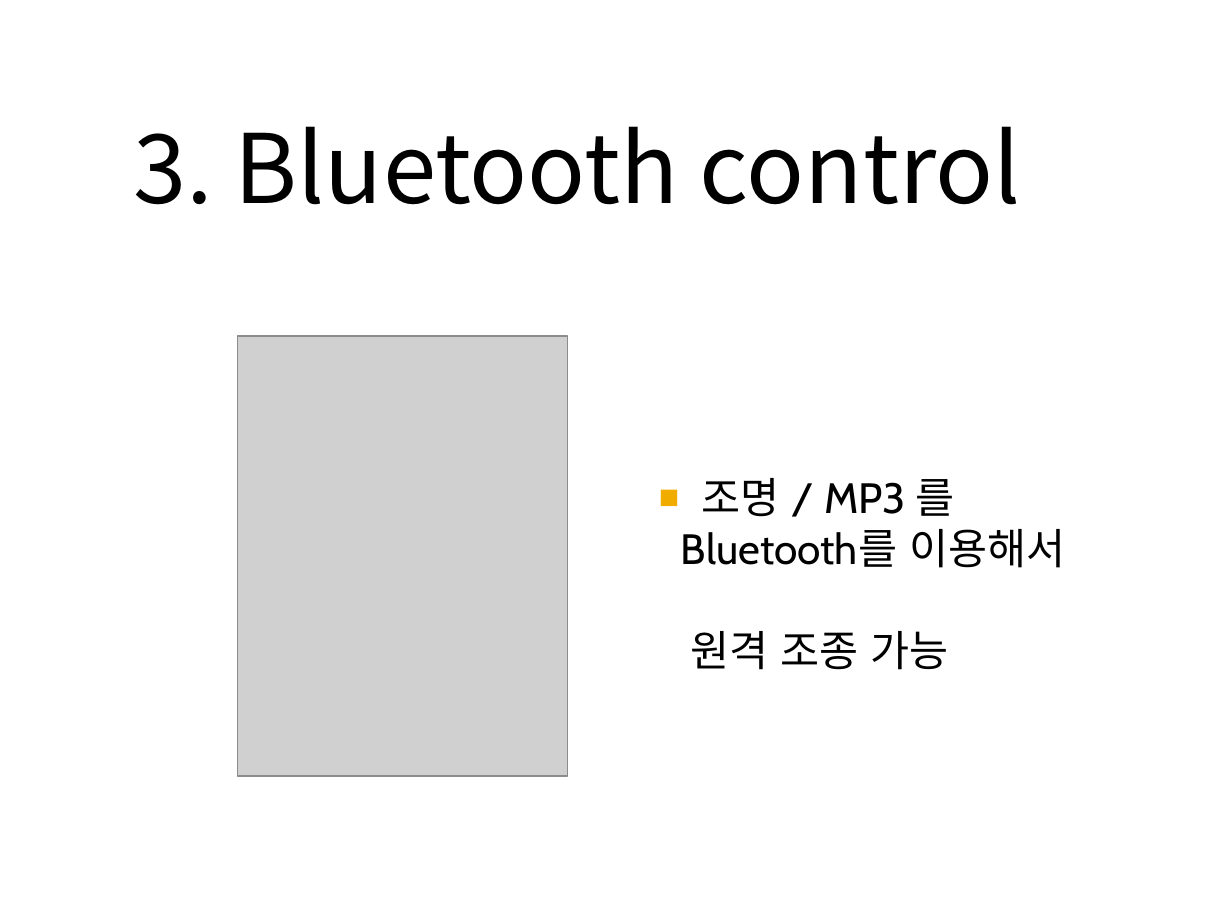
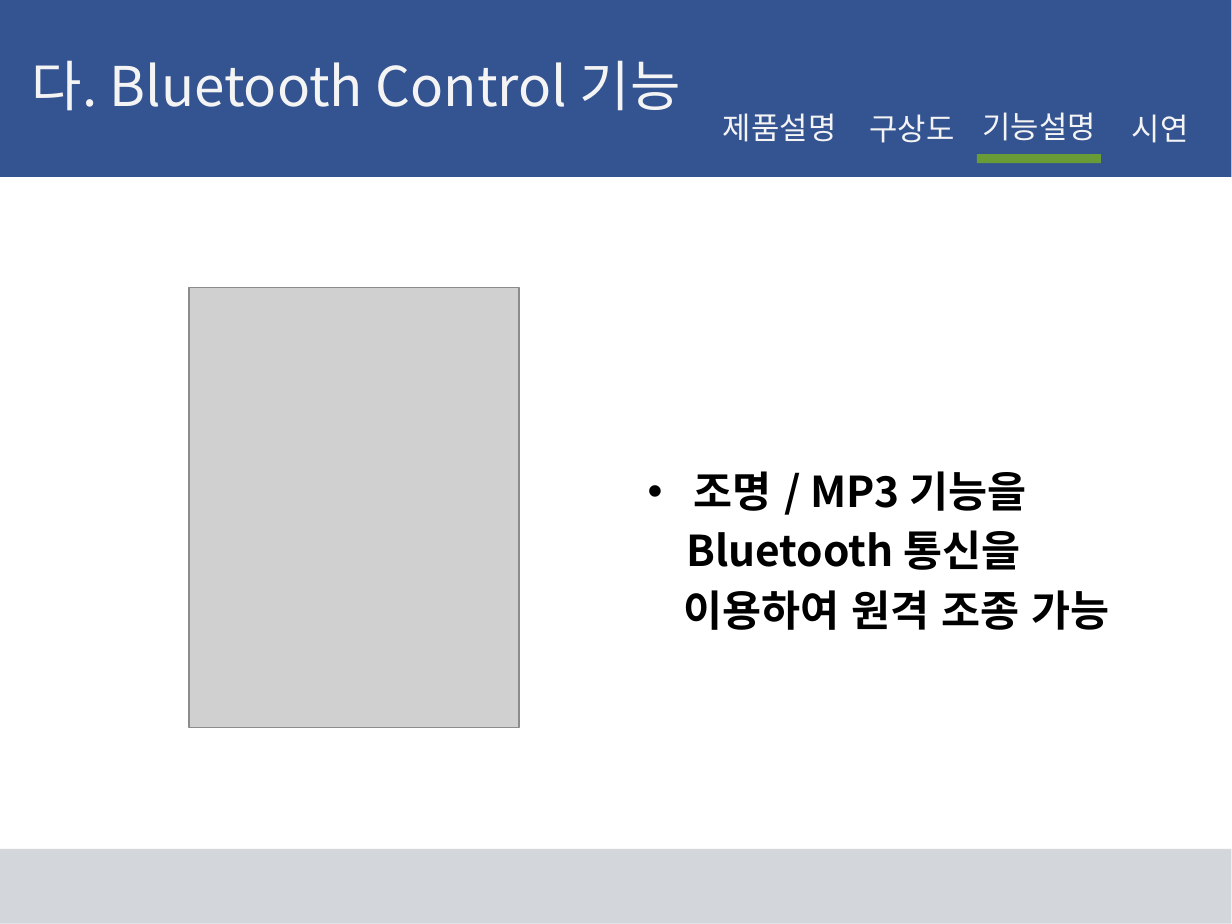
Before and after one commit to kutmicro/2013136046, a slide deck: slide 8 of 보고서/Healing Mood Lamp.pptx. Drawn at 1232x924 pixels with LibreOffice and Linux fonts; fonts in the diff are those of the drawing; grey boxes stand for pictures. Boxes give left, top, right and bottom in pixels: in the first picture for what was removed or moved away, otherwise in the second. Text is boxed around its words. In the diff, an @@ line names an element or a change of style, - is before the commit and + after.

```diff
--- a/보고서/Healing Mood Lamp.pptx
+++ b/보고서/Healing Mood Lamp.pptx
@@ rectangle added at (0,0,1231,177), fill #345391 @@
@@ text at (32,60,681,111): text changed; size 56 to 32 pt; text colour #000000 to #F4F4F4 @@
-3. Bluetooth control
+다. Bluetooth Control 기능
@@ text added at (723,113,836,142), 18 pt, text #F4F4F4 @@
+제품설명
@@ text added at (870,114,955,143), 18 pt, text #F4F4F4 @@
+구상도
@@ text added at (983,112,1096,141), 18 pt, text #F4F4F4 @@
+기능설명
@@ text added at (1132,114,1189,143), 18 pt, text #F4F4F4 @@
+시연
@@ rectangle added at (977,154,1101,163), fill #699B37 @@
@@ picture: place and size @@
-picture at (238,336,568,776)
+picture at (190,287,520,727)
@@ text at (683,471,1109,630): text changed; font Cabin to Noto Sans CJK KR; bold on @@
-■ 조명 / MP3 를
-Bluetooth를 이용해서
-원격 조종 가능
+• 조명 / MP3 기능을
+Bluetooth 통신을
+이용하여 원격 조종 가능
@@ rectangle added at (0,849,1231,924), fill #D3D6DB @@
```
Also in this commit, not shown: 6 other slides changed, 2 slides added, 3 slides removed.
